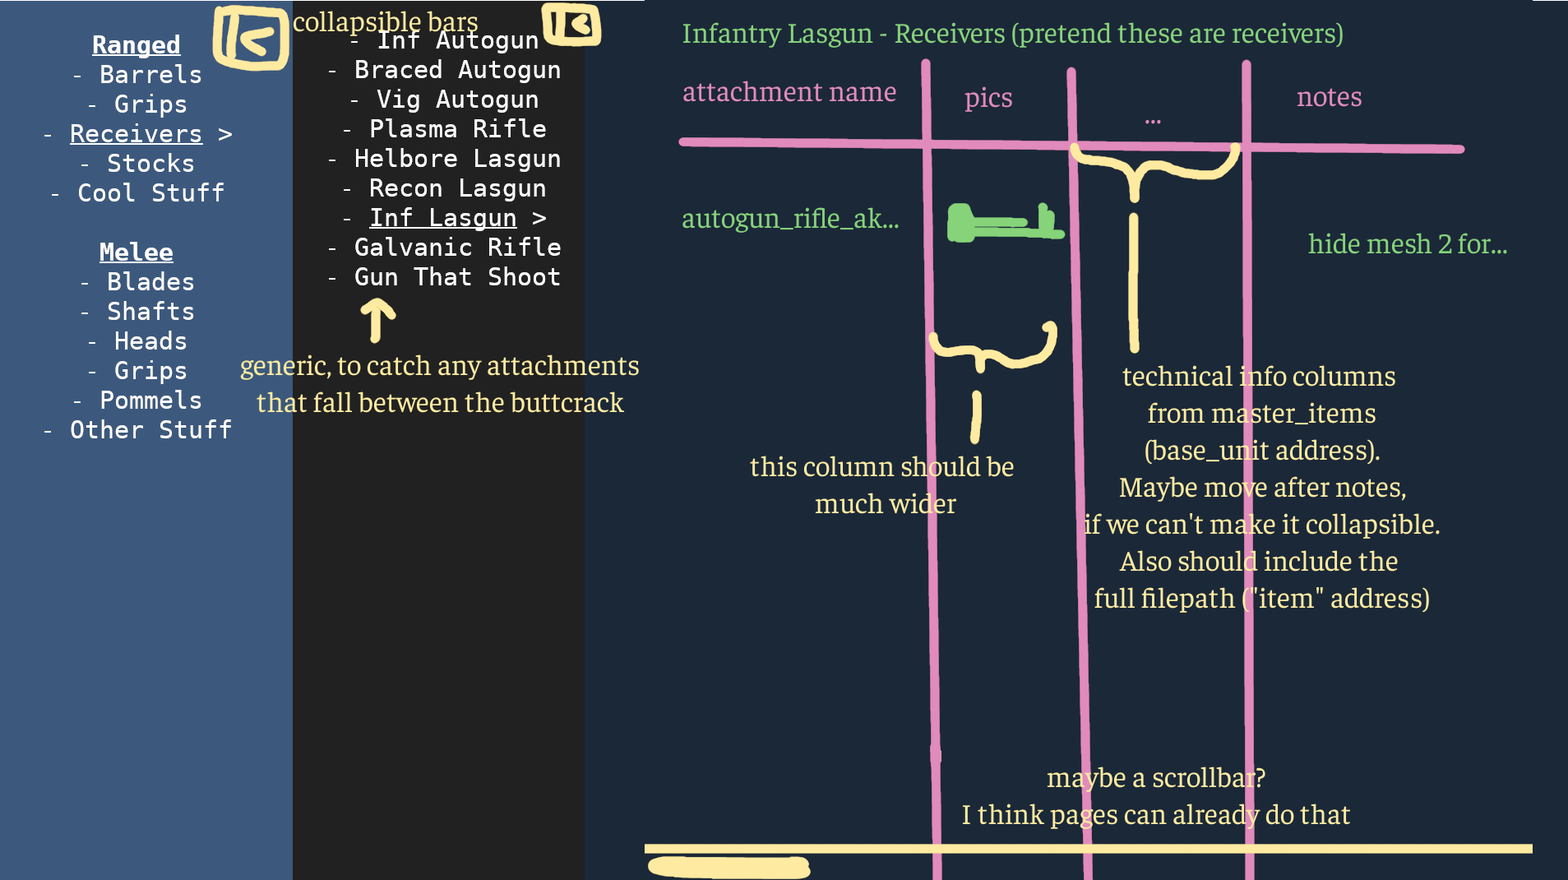
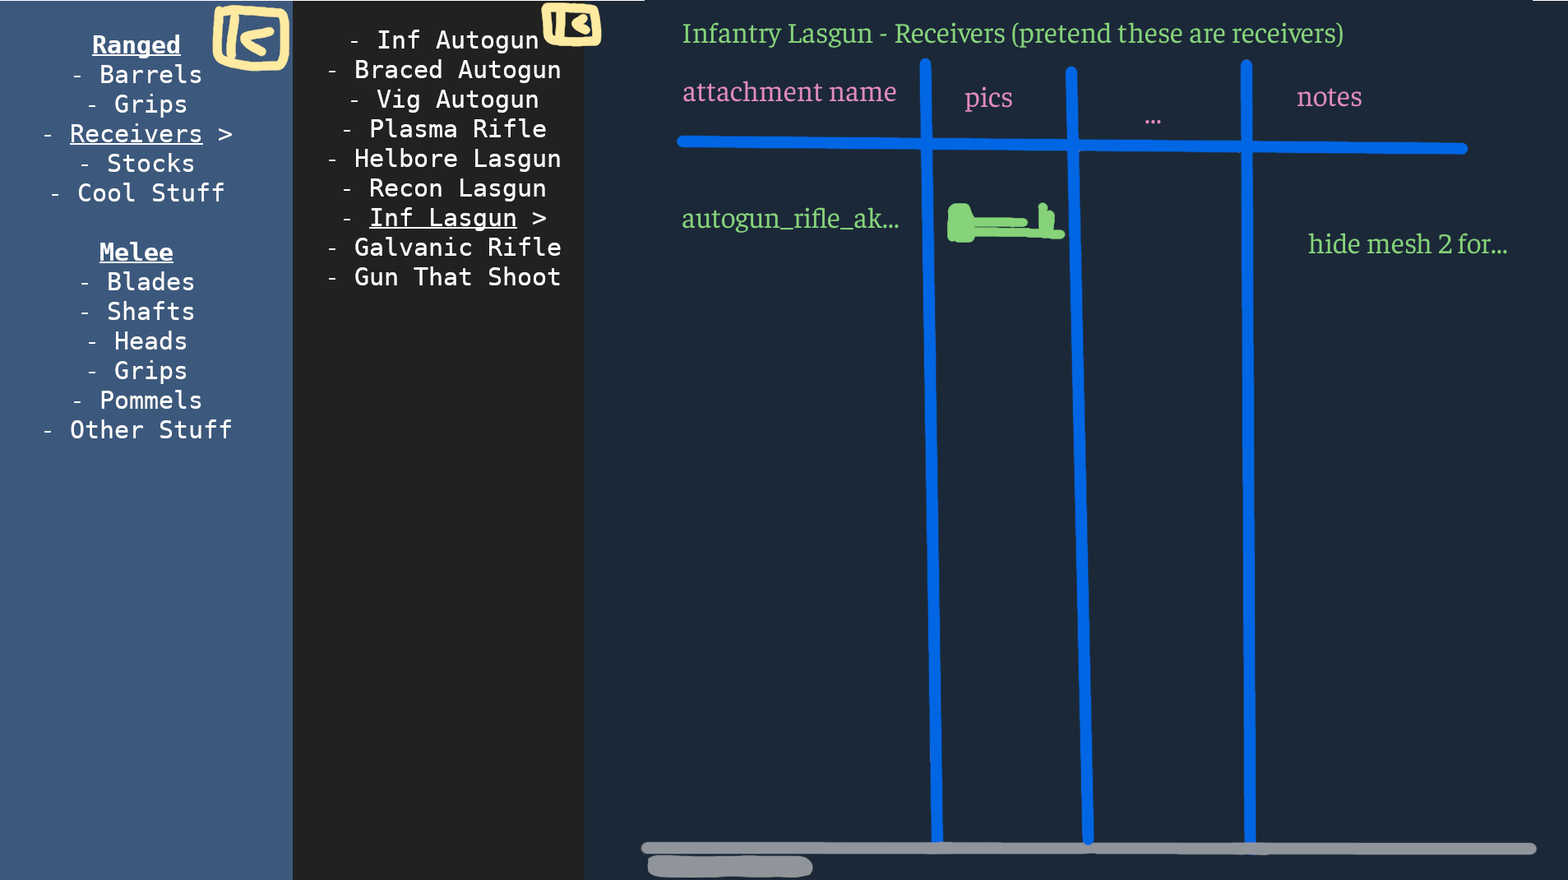
Layered file, before and after one edit (1568×880). Changes by layer:
added layer "Coverup" above "Layer Group" over [323, 57, 1538, 880]
hid "technical info columns ..." over [1083, 365, 1440, 613]
hid "this column should be ..." over [749, 455, 1014, 514]
hid "maybe a scrollbar? ..." over [962, 766, 1351, 829]
hid "generic, to catch any attachme..." over [240, 354, 639, 413]
hid "collapsible bars" over [292, 10, 478, 37]